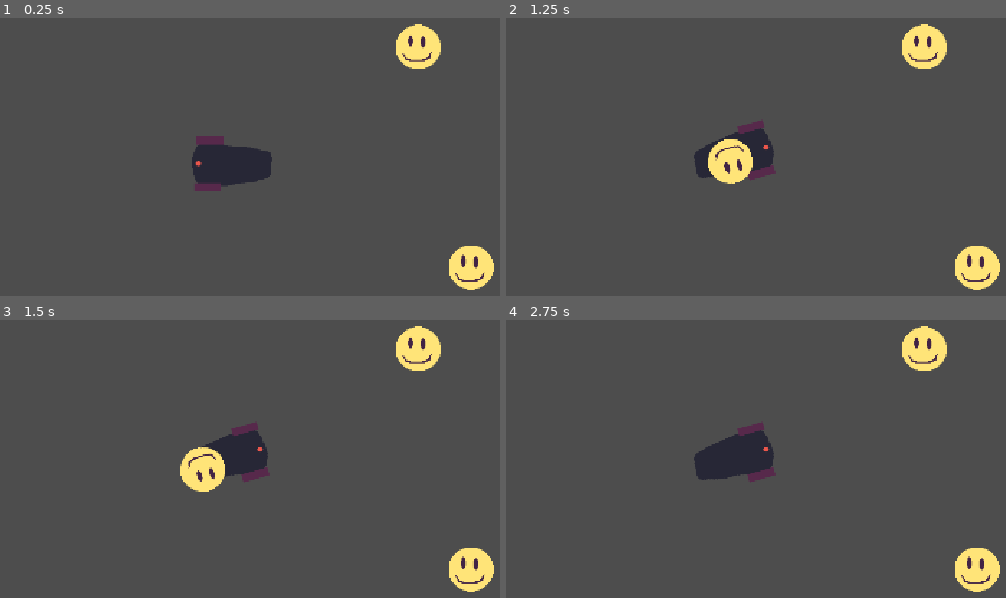
Above: before the commit, frames 1-4 (two rows, left to right).
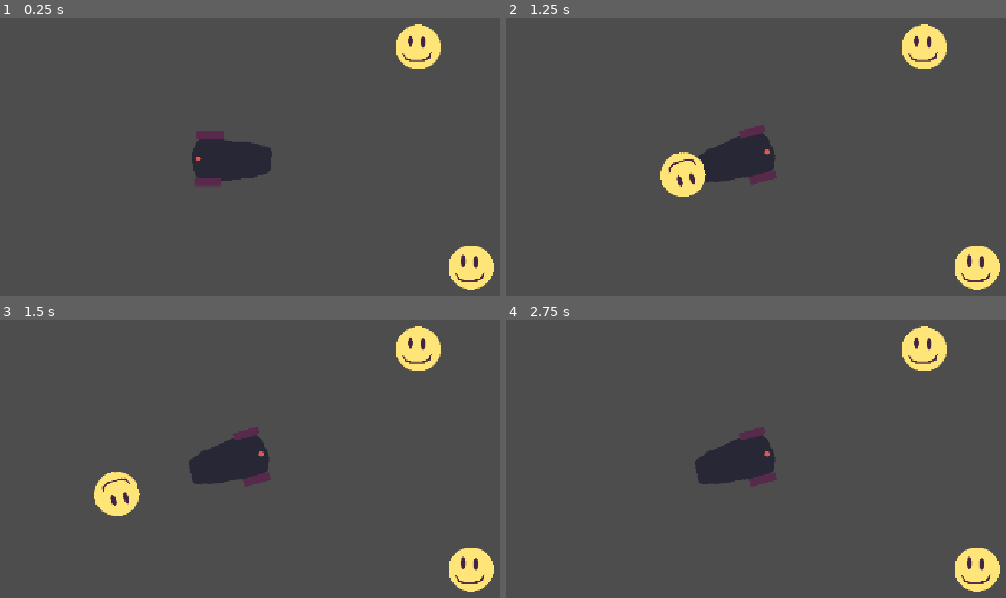
Above: after the commit, the same moments.

Repository: rmkubik/chain-reaction
Game: Godot game, scene res://main.tscn
Two runs of this game, one before a commit and one after it. Both use one fixed random seed, a clock stepped at 60 frames per second and the inputs below.
Inputs (mouse positions are in pixels of both pictures, inside the frame that each line leads up to):
- Up to frame 1 (0.25 s): no input
- Up to frame 2 (1.25 s): tap Enter at 0.5 s; drag from (736, 159) to (986, 87) at 0.52 s
- Up to frame 3 (1.5 s): drag from (240, 511) to (360, 578) at 1.27 s
- Up to frame 4 (2.75 s): move the mouse to (986, 389) at 2.02 s; click (986, 389) at 2.17 s

The runs differ from the first frame. In frame 1, 0.8% of the frame differs, in the area x 38-55%, y 40-63%; in frame 2, 2.9%; in frame 3, 2.9%, in the area x 18-55%, y 37-71%; in frame 4, 0.7%.

Commit message:
Impulse on cannon

Diff:
--- a/cannon.gd
+++ b/cannon.gd
@@ -9,7 +9,8 @@
 	smileyRB.position.y = cannonRB.position.y
 	smileyRB.add_collision_exception_with(cannonRB)
 	get_node(".").add_child(smiley)
-	smileyRB.add_constant_central_force(Vector2.from_angle($".".rotation) * power)
+	#smileyRB.add_constant_central_force(Vector2.from_angle($".".rotation) * power)
+	smileyRB.apply_impulse(Vector2.from_angle($".".rotation) * power)
 
 func aim(direction: Vector2):
 	$".".rotation = direction.angle()
--- a/cannon.tscn
+++ b/cannon.tscn
@@ -12,9 +12,11 @@
 freeze = true
 
 [node name="CollisionPolygon2D" type="CollisionPolygon2D" parent="RigidBody2D"]
+position = Vector2(1, -7)
 polygon = PackedVector2Array(-52, -34, 59, -13, 60, 26, -52, 48)
 
 [node name="Sprite2D" type="Sprite2D" parent="RigidBody2D"]
+position = Vector2(0, -7)
 texture = ExtResource("1_i10un")
 
 [connection signal="input_event" from="RigidBody2D" to="." method="_on_rigid_body_2d_input_event"]
